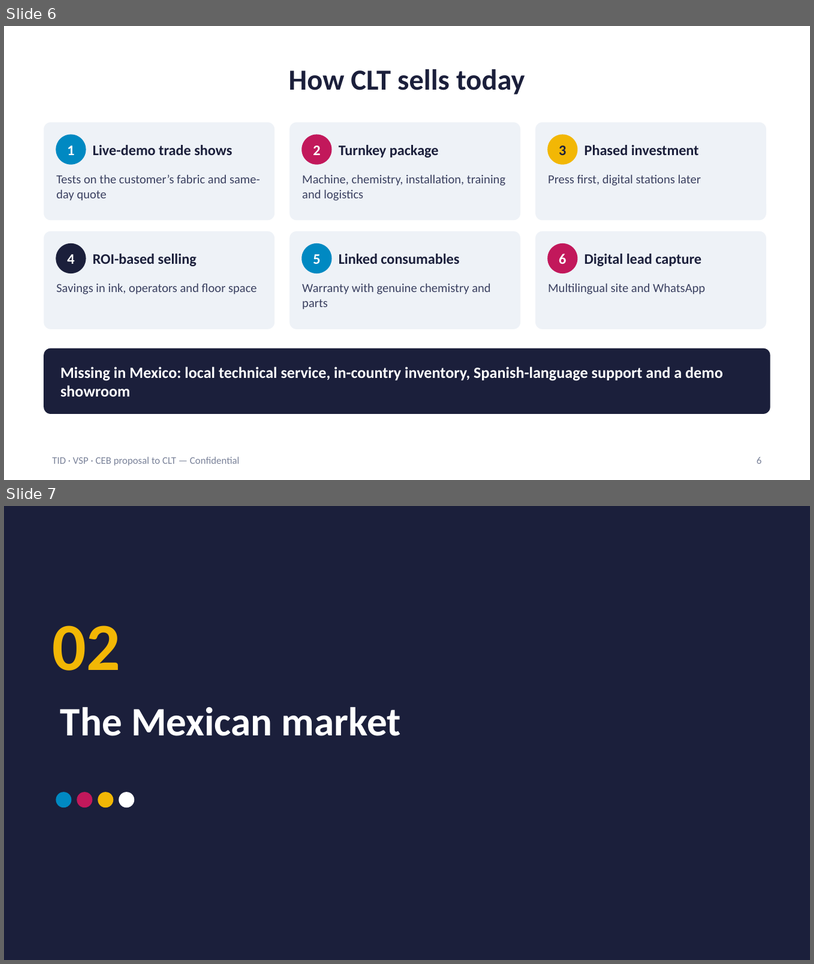
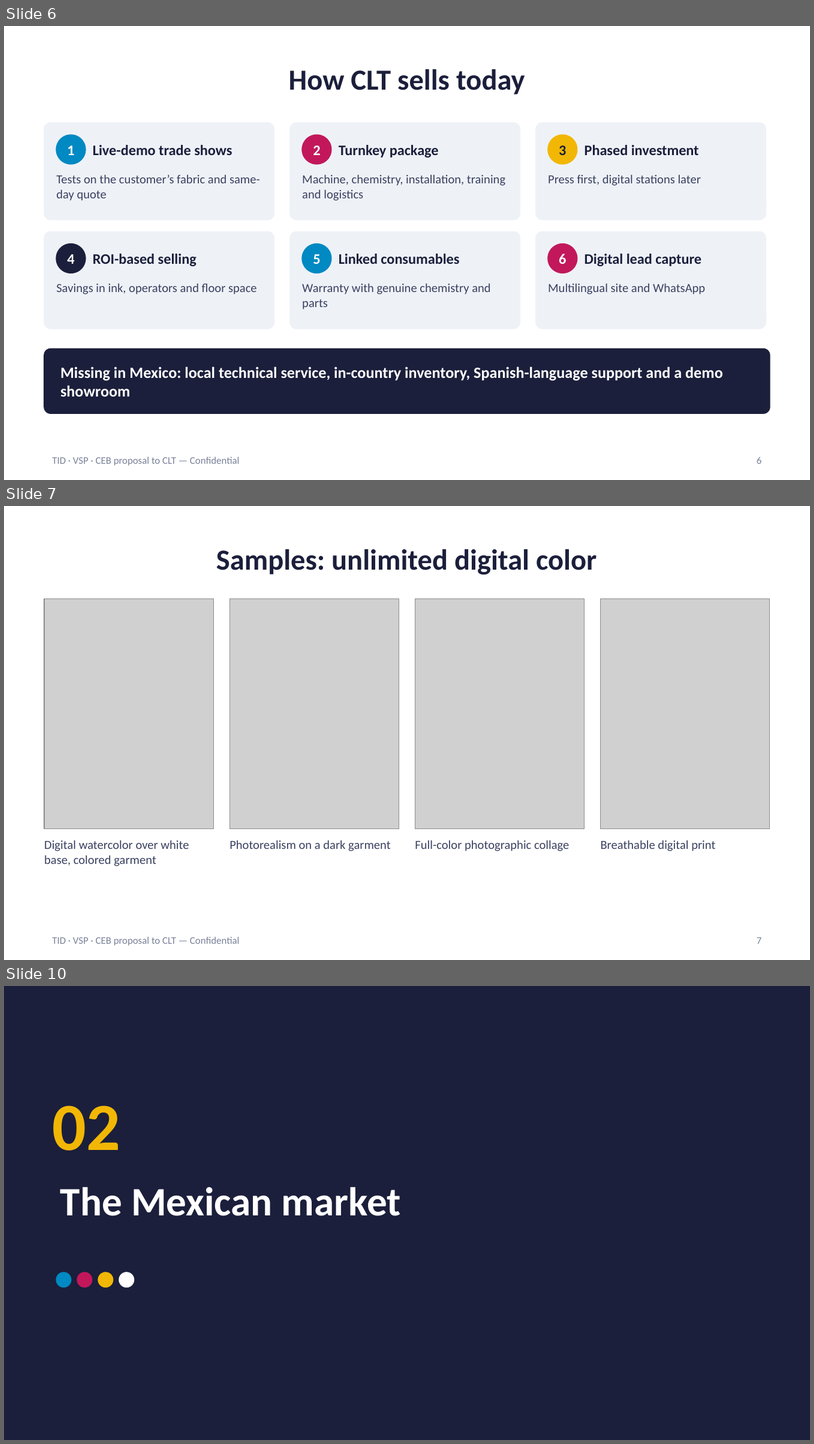
Before and after one commit to carlosmoreno793508/Cosas-Carlos, a slide deck: propuesta-clt/CLT_Proposal_Presentation_EN.pptx. Shown one above the other, each under a label of ours: slides 6 and 7 before the commit, slides 6, 7 and 10 after it; the slides between them are not shown. The pictures are 814x964 and 814x1444 pixels, drawn with LibreOffice and Linux fonts; fonts in the diff are those of the drawing; grey boxes stand for pictures. Boxes give left, top, right and bottom in pixels: in the first picture for what was removed or moved away, otherwise in the second. Text is boxed around its words. In the diff, an @@ line names an element or a change of style, - is before the commit and + after.

```diff
--- a/propuesta-clt/CLT_Proposal_Presentation_EN.pptx
+++ b/propuesta-clt/CLT_Proposal_Presentation_EN.pptx
@@ slide 7 added at [4, 506, 810, 960], background #FFFFFF; not listed: 1 template element that a slide beside it also shows @@
@@ title added at [216, 549, 597, 575], 26 pt, text #1B1F3B, bold @@
+Samples: unlimited digital color
@@ picture added at [44, 599, 213, 829] @@
@@ picture added at [230, 599, 399, 829] @@
@@ picture added at [415, 599, 585, 829] @@
@@ picture added at [601, 599, 770, 829] @@
@@ text added at [44, 840, 189, 866], 11 pt, text #3A4060 @@
+Digital watercolor over white base, colored garment
@@ text added at [230, 840, 390, 851], 11 pt, text #3A4060 @@
+Photorealism on a dark garment
@@ text added at [415, 840, 569, 851], 11 pt, text #3A4060 @@
+Full-color photographic collage
@@ text added at [601, 840, 716, 851], 11 pt, text #3A4060 @@
+Breathable digital print
@@ page number added at [757, 937, 762, 943], 9 pt, text #7A8299 @@
+7
@@ what was slide 7 is now slide 10 @@
```
Also in this commit, not shown: 1 slide changed, 2 other slides added, 28 other files.
